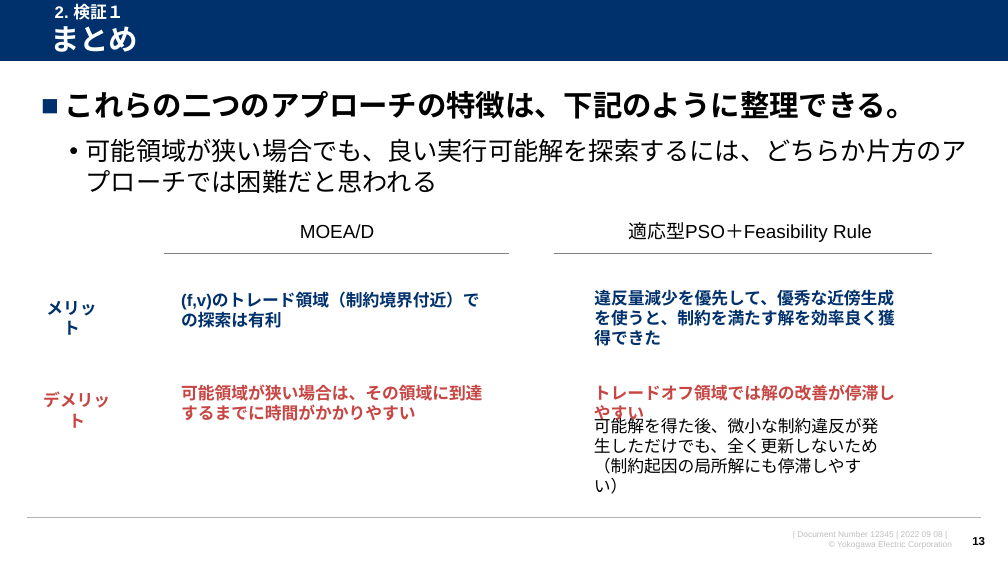
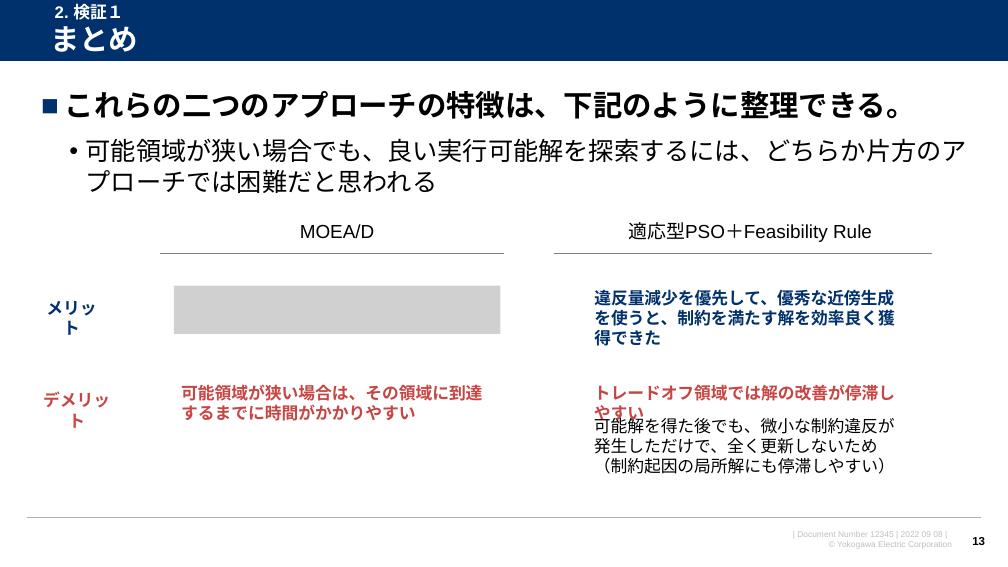
Before and after one commit to watarukumagai-git/opt, a slide deck: slide 13 of opt/220915_スケジューリング問題の検証_rev.0.pptx. Drawn at 1008x567 pixels with LibreOffice and Linux fonts; fonts in the diff are those of the drawing; grey boxes stand for pictures; background and template pictures are left out. Boxes give left, top, right and bottom in pixels: in the first picture for what was removed or moved away, otherwise in the second. Text is boxed around its words. In the diff, an @@ line names an element or a change of style, - is before the commit and + after.

```diff
--- a/opt/220915_スケジューリング問題の検証_rev.0.pptx
+++ b/opt/220915_スケジューリング問題の検証_rev.0.pptx
@@ line moved from (509, 253) - (164, 253) to (504, 253) - (160, 253) @@
@@ picture added at box(174, 286, 501, 334) @@
@@ text removed at box(181, 292, 480, 328) @@
-(f,v)のトレード領域（制約境界付近）での探索は有利
@@ text at box(594, 415, 895, 454): text changed @@
-可能解を得た後、微小な制約違反が発生しただけでも、全く更新しないため
+可能解を得た後でも、微小な制約違反が発生しただけで、全く更新しないため
```
Also in this commit, not shown: 11 other slides changed, 6 slides added.
